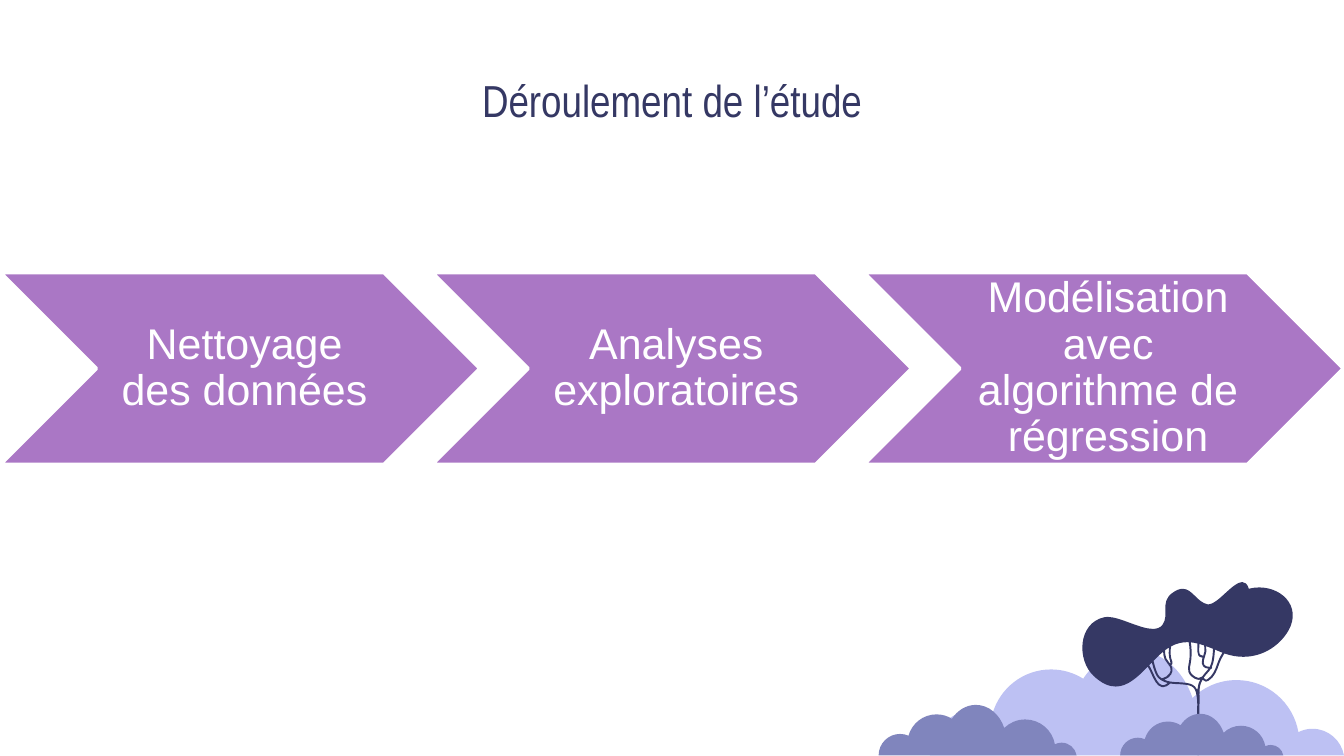
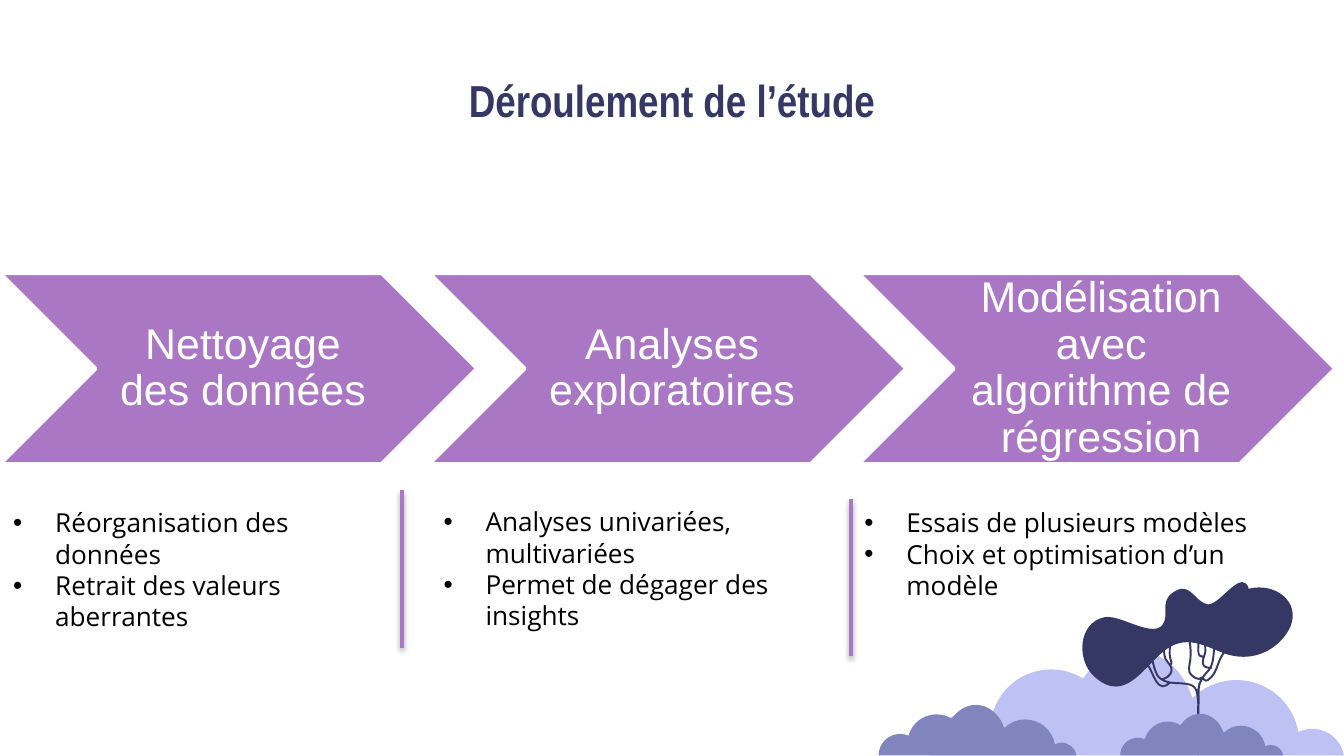
Before and after one commit to Sylvariane/Anticipez_les_besoins_en_electricite, a slide deck: slide 6 of Pélec_03_presentation.pptx. Drawn at 1344x756 pixels with LibreOffice and Linux fonts; fonts in the diff are those of the drawing. Boxes give left, top, right and bottom in pixels: in the first picture for what was removed or moved away, otherwise in the second. Text is boxed around its words. In the diff, an @@ line names an element or a change of style, - is before the commit and + after.

Commit message:
modification nettoyage des données, modifications des modèles en conséquences, retrait de la stratification dans split_train_test

```diff
--- a/Pélec_03_presentation.pptx
+++ b/Pélec_03_presentation.pptx
@@ title "Déroulement de l’étude" at <box>469,84,875,118</box>: bold on @@
@@ 2 texts, 2 chevrons: place and size @@
-2 texts, 2 chevrons at <box>433,273,1344,465</box>
+2 texts, 2 chevrons at <box>430,273,1336,464</box>
@@ line added from (402, 491) to (402, 648), #AA77C5 2 pt @@
@@ line added from (851, 499) to (851, 656), #AA77C5 2 pt @@
@@ text added at <box>55,512,288,627</box>, 14 pt, text #000000 @@
+• Réorganisation des données
+• Retrait des valeurs aberrantes
@@ text added at <box>486,511,768,632</box>, 14 pt, text #000000 @@
+• Analyses univariées, multivariées
+• Permet de dégager des insights
@@ text added at <box>906,512,1247,596</box>, 14 pt, text #000000 @@
+• Essais de plusieurs modèles
+• Choix et optimisation d’un modèle
```
Also in this commit, not shown: 25 other slides changed, 3 slides added, 2 other files.
